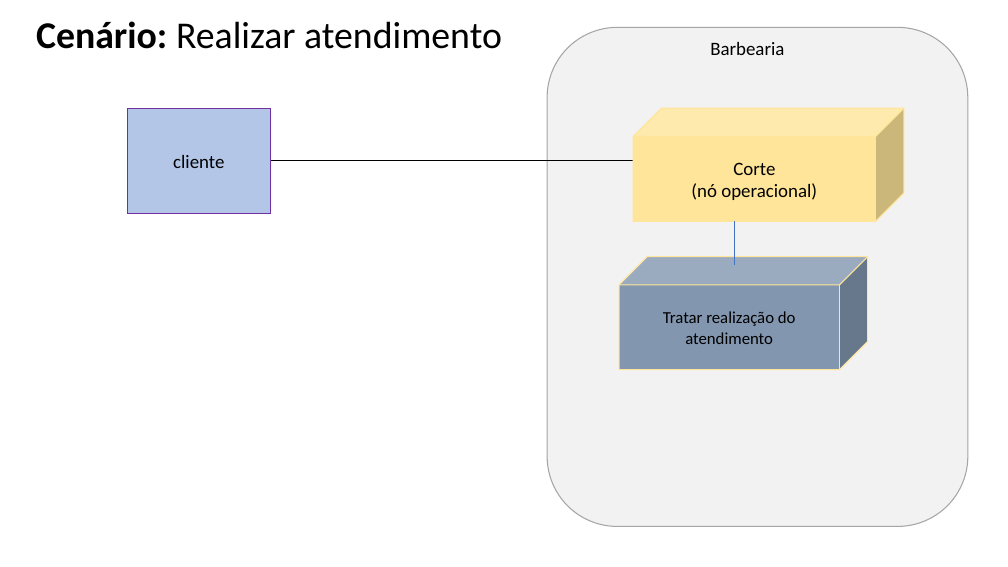
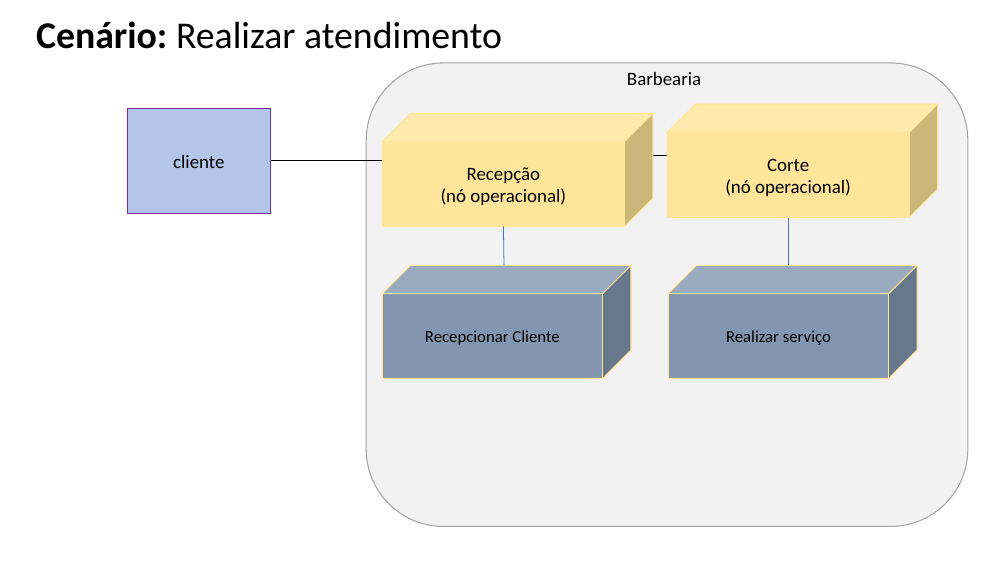
Before and after one commit to Vinicius-Dias-Mota/AC1---Engenharia, a slide deck: slide 4 of 15 - Arquitetura de Negócio para cada Cenário.pptx. Drawn at 1008x567 pixels with LibreOffice and Linux fonts; fonts in the diff are those of the drawing. Boxes give left, top, right and bottom in pixels: in the first picture for what was removed or moved away, otherwise in the second. Text is boxed around its words. In the diff, an @@ line names an element or a change of style, - is before the commit and + after.

```diff
--- a/15 - Arquitetura de Negócio para cada Cenário.pptx
+++ b/15 - Arquitetura de Negócio para cada Cenário.pptx
@@ rounded rectangle: place and size @@
-rounded rectangle at <box>547,27,969,526</box>
+rounded rectangle at <box>366,63,968,526</box>
@@ text "Barbearia": place and size @@
-text "Barbearia" at <box>710,42,784,55</box>
+text "Barbearia" at <box>627,72,701,85</box>
@@ cube added at <box>383,113,653,227</box>, fill #FEE599, outline #FEE599 1 pt, 18 pt, text #000000 @@
+Recepção
+(nó operacional)
@@ cube "Corte": place and size @@
-cube "Corte" at <box>634,108,904,222</box>
+cube "Corte" at <box>667,104,938,218</box>
@@ line added from (667, 156) to (653, 156), #000000 0.75 pt @@
@@ line added from (504, 227) to (504, 265), #4472C4 0.75 pt @@
@@ line moved from (734, 222) - (734, 265) to (789, 218) - (789, 265) @@
@@ cube added at <box>383,265,631,379</box>, fill #8296B0, outline #FEE599 1 pt, 16 pt, text #000000 @@
+Recepcionar Cliente
@@ cube "Realizar serviço": place and size @@
-cube "Realizar serviço" at <box>619,256,868,370</box>
+cube "Realizar serviço" at <box>668,265,917,379</box>
@@ text in cube at <box>726,330,831,345</box>: text changed @@
-Tratar realização do atendimento
+Realizar serviço
```
Also in this commit, not shown: 2 other slides changed, 9 other files.
